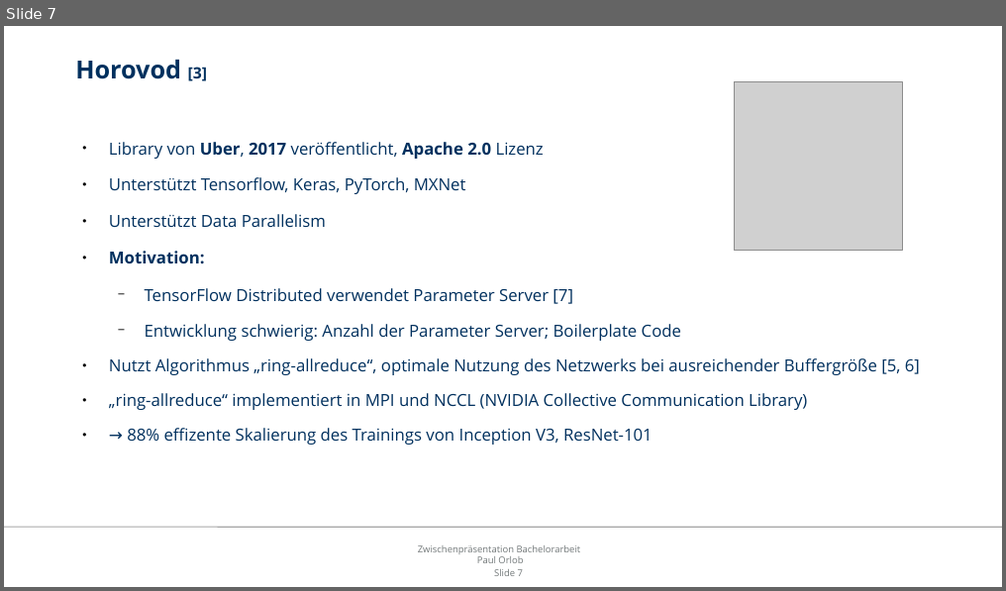
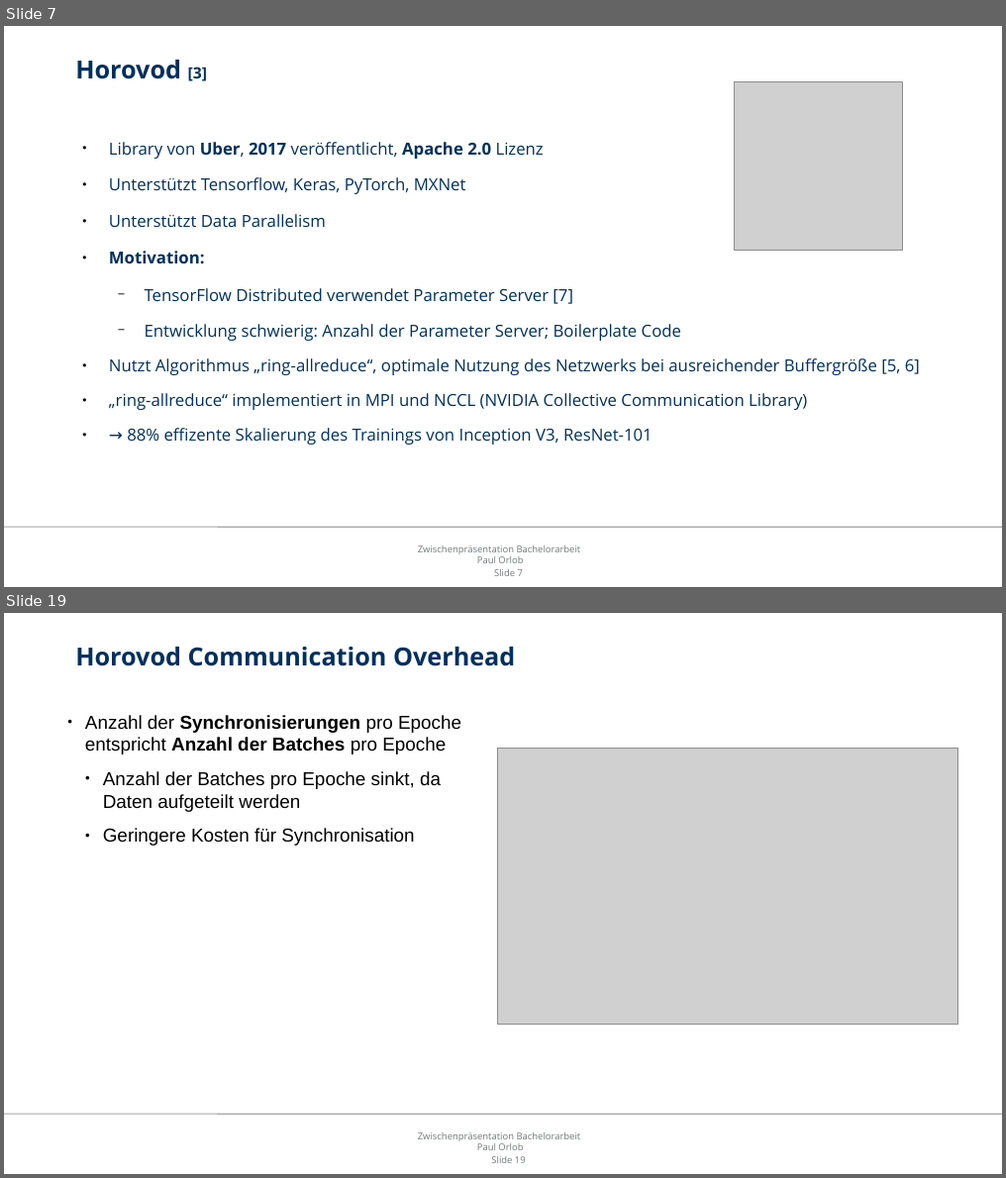
Before and after one commit to orlopau/bachelor-thesis-code, a slide deck: thesis/presentation.odp. Shown one above the other, each under a label of ours: slide 7 before the commit, slides 7 and 19 after it; the slides between them are not shown. The pictures are 1006x591 and 1006x1178 pixels, drawn with LibreOffice and Linux fonts; fonts in the diff are those of the drawing; grey boxes stand for pictures; background and template pictures are left out. Boxes give left, top, right and bottom in pixels: in the first picture for what was removed or moved away, otherwise in the second. Text is boxed around its words. In the diff, an @@ line names an element or a change of style, - is before the commit and + after.

```diff
--- a/thesis/presentation.odp
+++ b/thesis/presentation.odp
@@ slide 19 added at box(4, 613, 1002, 1174), background #FFFFFF; not listed: 3 template elements that a slide beside it also shows @@
@@ title added at box(75, 647, 515, 666), 24 pt, text #00305E, bold @@
+Horovod Communication Overhead
@@ text added at box(85, 715, 461, 846), 18 pt, text #000000 @@
+● Anzahl der Synchronisierungen pro Epoche entspricht Anzahl der Batches pro Epoche
+  ● Anzahl der Batches pro Epoche sinkt, da Daten aufgeteilt werden
+  ● Geringere Kosten für Synchronisation
@@ picture added at box(497, 749, 958, 1025) @@
```
Also in this commit, not shown: 4 slides changed, 20 other slides added, 1 slide removed, 11 other files.
